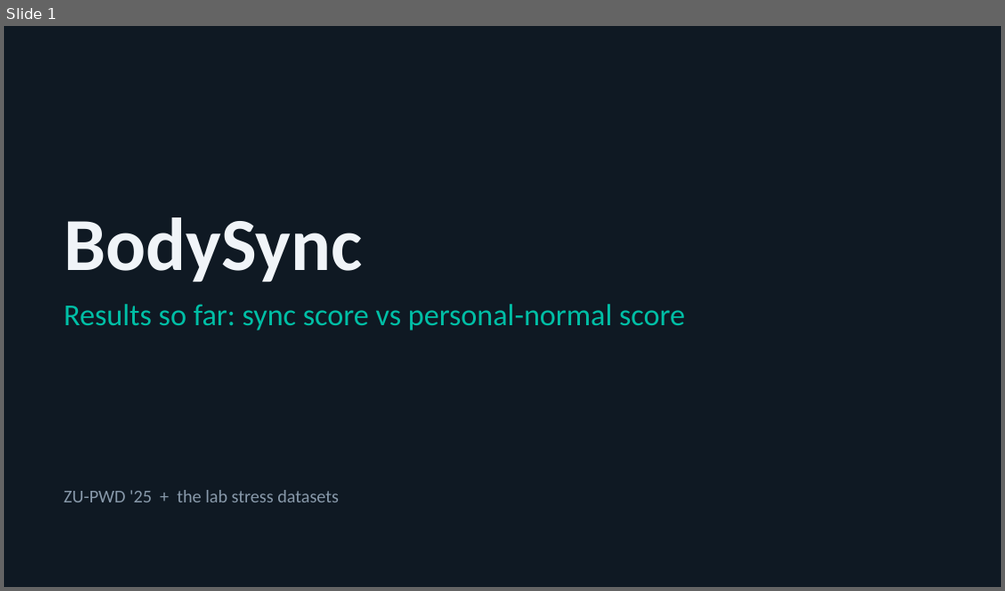
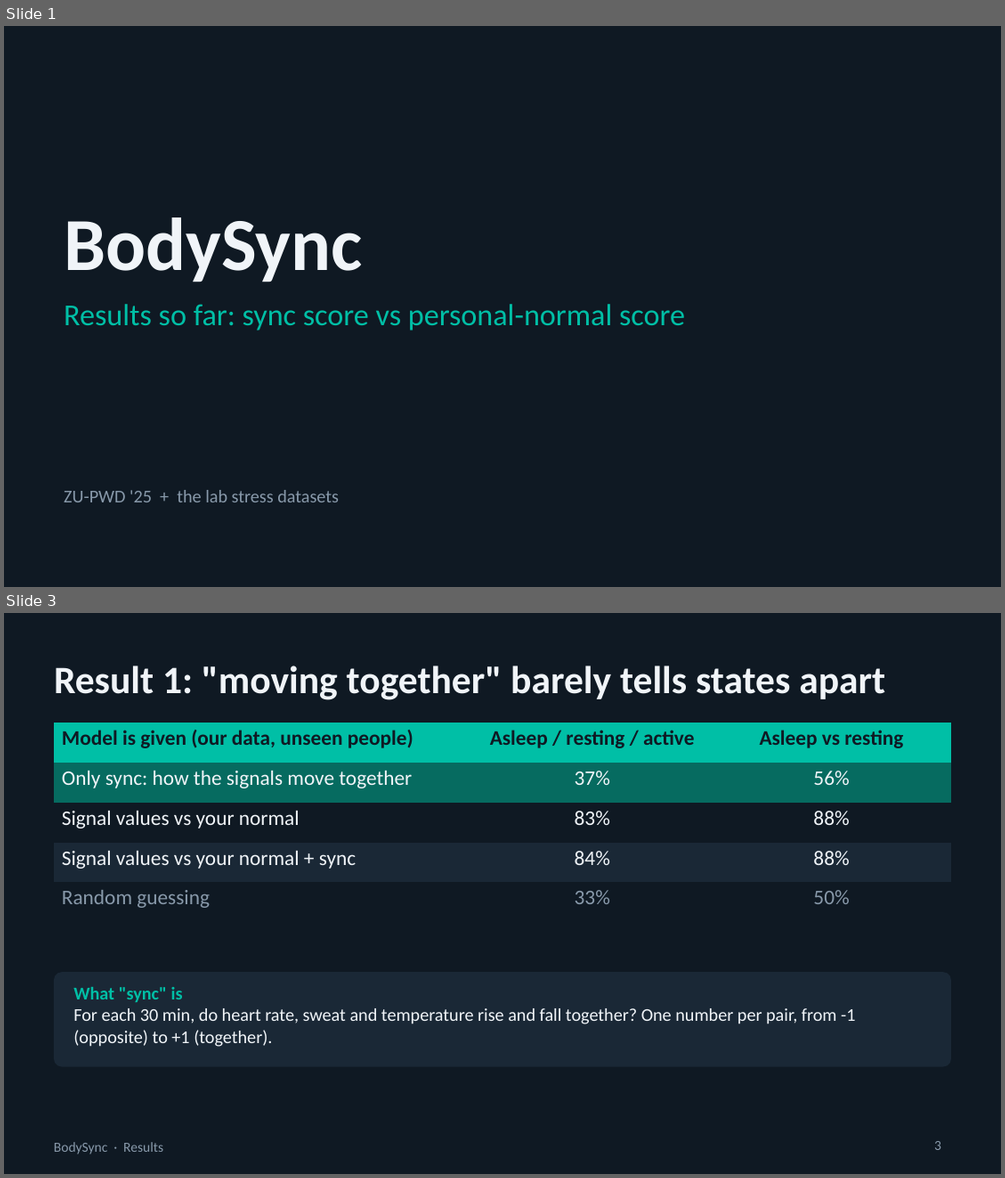
Before and after one commit to swaylakh/bodysync, a slide deck: docs/slides/BodySync_Update.pptx. Shown one above the other, each under a label of ours: slide 1 before the commit, slides 1 and 3 after it; the slides between them are not shown. The pictures are 1005x591 and 1005x1178 pixels, drawn with LibreOffice and Linux fonts; fonts in the diff are those of the drawing. Boxes give left, top, right and bottom in pixels: in the first picture for what was removed or moved away, otherwise in the second. Text is boxed around its words. In the diff, an @@ line names an element or a change of style, - is before the commit and + after.

```diff
--- a/docs/slides/BodySync_Update.pptx
+++ b/docs/slides/BodySync_Update.pptx
@@ slide 3 added at (x1=4, y1=613, x2=1001, y2=1174), background #0F1923 @@
@@ title added at (x1=54, y1=666, x2=885, y2=700), 28 pt, text #F0F4F8, bold @@
+Result 1: "moving together" barely tells states apart
@@ table added at (x1=54, y1=722, x2=951, y2=911), 5 rows, 3 columns @@
+Model is given (our data, unseen people) | Asleep / resting / active | Asleep vs resting
+Only sync: how the signals move together | 37% | 56%
+Signal values vs your normal | 83% | 88%
+Signal values vs your normal + sync | 84% | 88%
+Random guessing | 33% | 50%
@@ rounded rectangle added at (x1=54, y1=972, x2=951, y2=1067), fill #1A2836 @@
@@ text added at (x1=73, y1=987, x2=855, y2=1046), 13 pt, text #F0F4F8 @@
+What "sync" is
+For each 30 min, do heart rate, sweat and temperature rise and fall together? One number per pair, from -1 (opposite) to +1 (together).
@@ text added at (x1=54, y1=1142, x2=163, y2=1154), 10 pt, text #8899AA @@
+BodySync · Results
@@ page number added at (x1=934, y1=1141, x2=941, y2=1150), 10 pt, text #8899AA @@
+3
```
Also in this commit, not shown: 4 slides changed, 1 other slide added, 2 slides removed, 11 other files.
